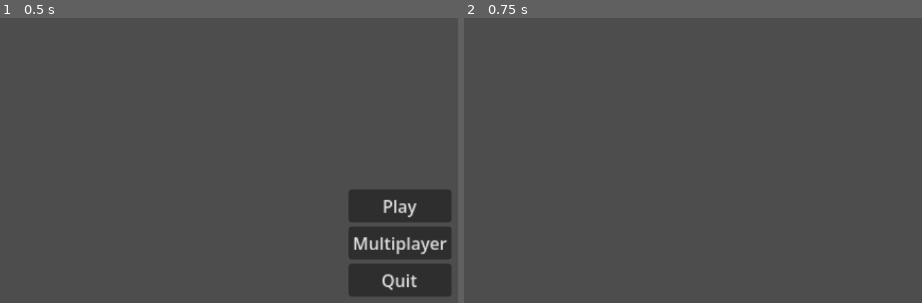
Above: before the commit, frames 1-2 (left to right).
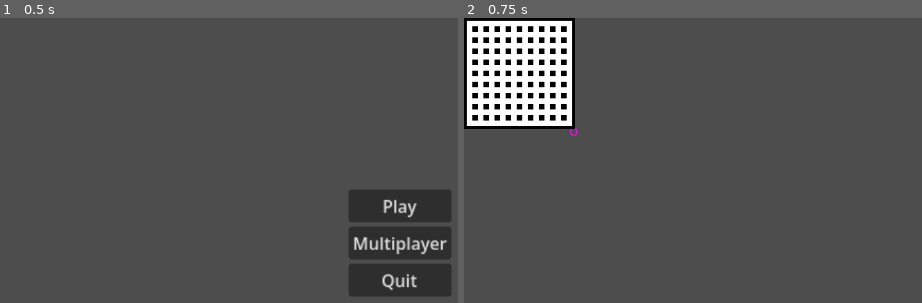
Above: after the commit, the same moments.

Repository: dsvalerian/project-minotaur
Game: Godot game, scene res://main.tscn
Two runs of this game, one before a commit and one after it. Both use one fixed random seed, a clock stepped at 60 frames per second and the inputs below.
Inputs:
- Up to frame 1 (0.5 s): no input
- Up to frame 2 (0.75 s): click "Play" at 0.5 s

Frame 1 is identical in both runs. In frame 2, 9.3% of the frame differs, in the area x 0-25%, y 0-42%.
Error before the commit: Parse Error: Too few arguments for "has()" call. Expected at least 1 but received 0. (res://features/map/map_floor.gd:23)

Commit message:
fixing menu command

Diff:
--- a/features/map/map_floor.gd
+++ b/features/map/map_floor.gd
@@ -5,23 +5,14 @@
 
 func generate(x_length = 20, y_length = 20, floor_seed = "ligma") -> void:
 	var rng: RandomNumberGenerator = RandomNumberGenerator.new()
-	rng.seed = hash(floor_seed)
-	var visited = TileMapLayer.new()
-	var cells = [];
-	cells.resize(x_length)
-	for x in range(x_length):
-		var arr = []
-		arr.resize(y_length)
-		cells[x] = arr;
-
+	generate_walls_and_floors_for_testing(x_length, y_length)
 
 func walk(coords: Vector2i, visited: Array[Vector2i]):
 	pass
 
 func can_move_left(coords: Vector2i, empty_tiles: Array) -> bool:
 	var coords_to_move_to = Vector2i(coords.x - 1, coords.y)
-	return empty_tiles.has()
-
+	return false;
 
 func random_coords(rng, x_max, y_max) -> Vector2i:
 	return Vector2i(rng.randi_range(0, x_max - 1), rng.randi_range(0, y_max-1))
--- a/features/map/map_manager.gd
+++ b/features/map/map_manager.gd
@@ -4,6 +4,7 @@
 @onready var room_floor = $RoomFloor
 
 func _ready() -> void:
+	print("HERE")
 	change_floor(10, 10)
 
 func change_floor(x_length: int, y_length: int):
--- a/features/map/map_manager.tscn
+++ b/features/map/map_manager.tscn
@@ -7,6 +7,6 @@
 [node name="MapManager" type="Node2D" unique_id=1822706002]
 script = ExtResource("1_u7hhg")
 
+[node name="RoomFloor" parent="." unique_id=46292497 instance=ExtResource("3_430cx")]
+
 [node name="MapFloor" parent="." unique_id=1243557953 instance=ExtResource("2_430cx")]
-
-[node name="RoomFloor" parent="." unique_id=46292497 instance=ExtResource("3_430cx")]
--- a/features/menu/main_menu.gd
+++ b/features/menu/main_menu.gd
@@ -5,7 +5,7 @@
 	pass
 
 func _on_click_play():
-	get_tree().change_scene_to_file("res://features/map/map_floor.tscn")
+	get_tree().change_scene_to_file("res://features/map/map_manager.tscn")
 
 func _on_click_multiplayer():
 	get_tree().change_scene_to_file("res://features/lobby/ui/lobby_ui.tscn")
